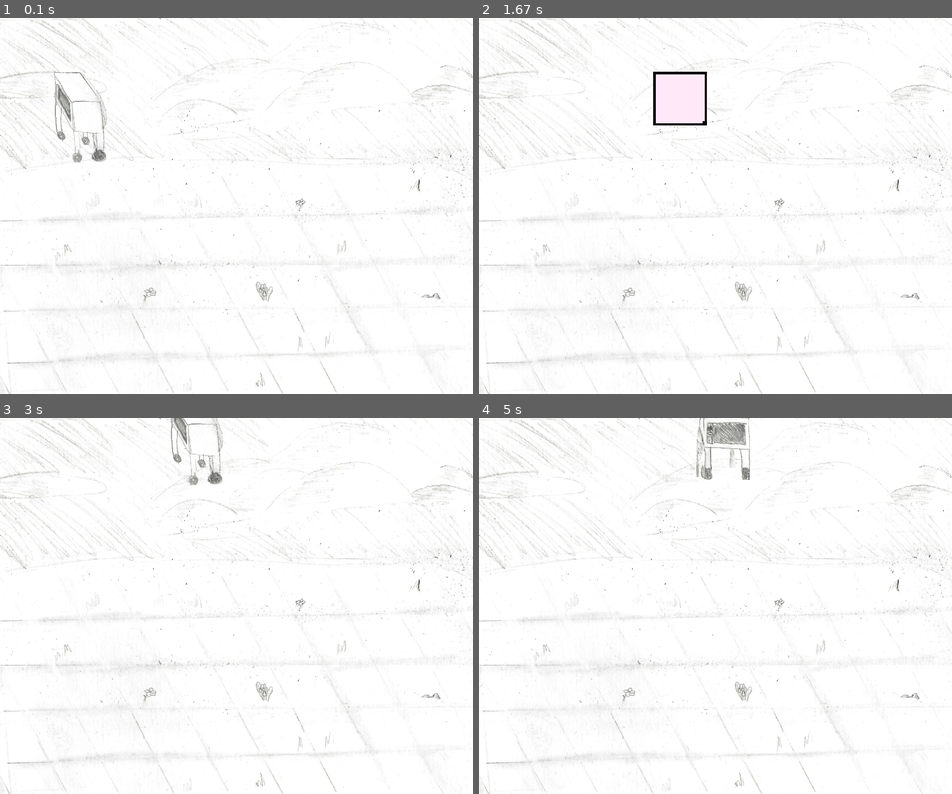
Above: before the commit, frames 1-4 (two rows, left to right).
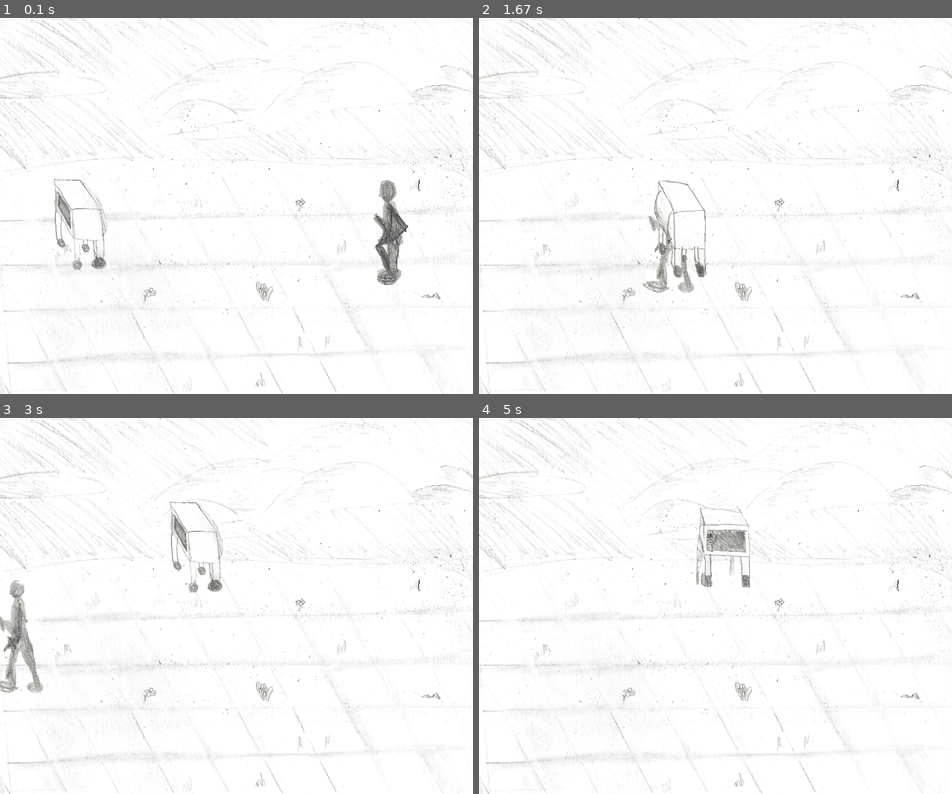
Above: after the commit, the same moments.

Repository: ReinUrmet/pygame_kooliprojekti_mang
Game: pygame game, started from main.py
The game is run twice, just before and just after one commit, with the same random seed, the same clock (stepped at 60 frames per second) and the same inputs.
Inputs (mouse positions are in pixels of both pictures, inside the frame that each line leads up to):
- Up to frame 1 (0.1 s): no input
- Up to frame 2 (1.67 s): click (715, 206) at 0.38 s; hold A 0.67-1.13 s; hold Right 0.67-1.13 s; move the mouse to (696, 221) at 0.7 s; hold Right 1.17-1.63 s
- Up to frame 3 (3 s): hold Up 1.67-1.97 s; hold Right 2-2.47 s; hold Left from 2.5 s (still down)
- Up to frame 4 (5 s): release Left at 3.03 s; hold Down 3.07-3.37 s; hold Left 3.4-3.8 s; hold Up 3.83-4.2 s; hold Right 4.23-4.87 s; hold Down from 4.9 s (still down)

The runs differ from the first frame. In frame 1, 2.5% of the frame differs, in the area x 11-87%, y 14-71%; in frame 2, 1.4%; in frame 3, 2.4%; in frame 4, 1.8%.

Commit message:
uued spriteid, vastase animation, midagi veel ma ei mäleta

Diff:
--- a/main.py
+++ b/main.py
@@ -21,19 +21,17 @@
 valge = (255, 255, 255)
 
 class Objekt:
-    def __init__(self, sprite, pos = None, speed = None, width = None, base_speed = None):
+    def __init__(self, sprite = None, pos = None, speed = None, width = None, base_speed = None):
         self.speed = speed or [0,0]
         self.pos = pos or [0, 0]
-        self.sprite = pygame.image.load("Sprites/"+sprite)
         self.width = width or self.sprite.get_width()
-        heightdivwidth = (self.sprite.get_height() / self.sprite.get_width())
-        if self.width is not None:
-            self.sprite = pygame.transform.scale(self.sprite,(self.width, heightdivwidth*self.width) )
+        self.change_sprite(sprite)
         self.base_speed = base_speed or [0,0]
     def render(self):
         self.pos = [i + j for i, j in zip(self.pos, self.speed)]
         aken.blit(self.sprite, self.pos)
-    def change_sprite(self, sprite):
+    def change_sprite(self, sprite = None):
+        sprite = sprite or "placeholder.png"
         self.sprite = pygame.image.load("Sprites/"+sprite)
         heightdivwidth = (self.sprite.get_height() / self.sprite.get_width())
         if self.width is not None:
@@ -68,28 +66,43 @@
         self.sprite = sprite
         self.pos = pos
         self.speed = [0,0]
+class Vastane(Objekt):
+    pass
 
 taust = Objekt('background.png', width=ekraan_laius)
-mikro = Objekt("mikro_side.png", pos=[100,100], width=100, base_speed=8)
+mikro = Objekt("mikro_left.png", [100,300], width=100, base_speed=8)
 pintsel = Pintsel("pencil.png", width=200 )
+vastane = Vastane("man_shoot.png",[700,300], speed=(-4,0), width=100, base_speed=8)
 # Mängu tsükkel
 joonistab = False
 strokes = []
-brush_size,alpha = 0,0
+walk_change, brush_size,brush_size2 = 0,0,0
 while True:
+
     taust.render()
+    vastane.render()
+    if abs(vastane.speed[0]) > 0:
+        walk_change += 1
+        if walk_change > 10:
+            vastane.change_sprite('man_side2.png')
+        else:
+            vastane.change_sprite('man_side.png')
+        if walk_change > 20:
+            walk_change = 0
+    else:
+        vastane.change_sprite('man_shoot.png')
     mikro.render()
     if joonistab:
         pintsel.render()
 
-        if speed_length < 20:
-            if brush_size < 10:
-                brush_size += 1
-            if alpha < 220:
-                alpha += 4
-            image = fv.get(brush_size, brush_size)
-            image.set_alpha(alpha)
-            strokes.append(Värv(image,pintsel.pos))
+        brush_size = int(brush_size2)
+        if brush_size < 10:
+            brush_size2 += 1
+        if alpha < 220:
+            alpha += 5
+        image = fv.get(brush_size, brush_size)
+        image.set_alpha(alpha)
+        strokes.append(Värv(image,pygame.mouse.get_pos()))
 
     for stroke in strokes:
         stroke.render()
@@ -108,10 +121,10 @@
                 mikro.change_sprite("mikro_forward.png")
                 mikro.speed[1] += mikro.base_speed
             if event.key in fv.left:
-                mikro.change_sprite("mikro_side.png")
+                mikro.change_sprite("mikro_left.png")
                 mikro.speed[0] -= mikro.base_speed
             if event.key in fv.right:
-                mikro.change_sprite("placeholder.png")
+                mikro.change_sprite("mikro_right.png")
                 mikro.speed[0] += mikro.base_speed
         #klaviatuuri nupp üles
         elif event.type == pygame.KEYUP:
@@ -127,7 +140,7 @@
         elif event.type == pygame.MOUSEBUTTONDOWN:
             if event.button == pygame.BUTTON_LEFT:
                 joonistab = True
-                brush_size, alpha = 8,0
+                brush_size2, alpha = 0,0
                 speed_length = float('inf') #lõppmatus
                 mouse_x, mouse_y = pygame.mouse.get_pos()
                 a = [mouse_x,mouse_y,ekraan_laius-mouse_x,ekraan_pikkus-mouse_y]
Renamed: Sprites/markuse asi.png -> Sprites/kuul.png
Binary file changed: Sprites/man_side.png
Renamed: Sprites/mikro_side.png -> Sprites/mikro_left.png
Binary file added: Sprites/mikro_right.png
Not shown, added: Sprites/aaa.png
